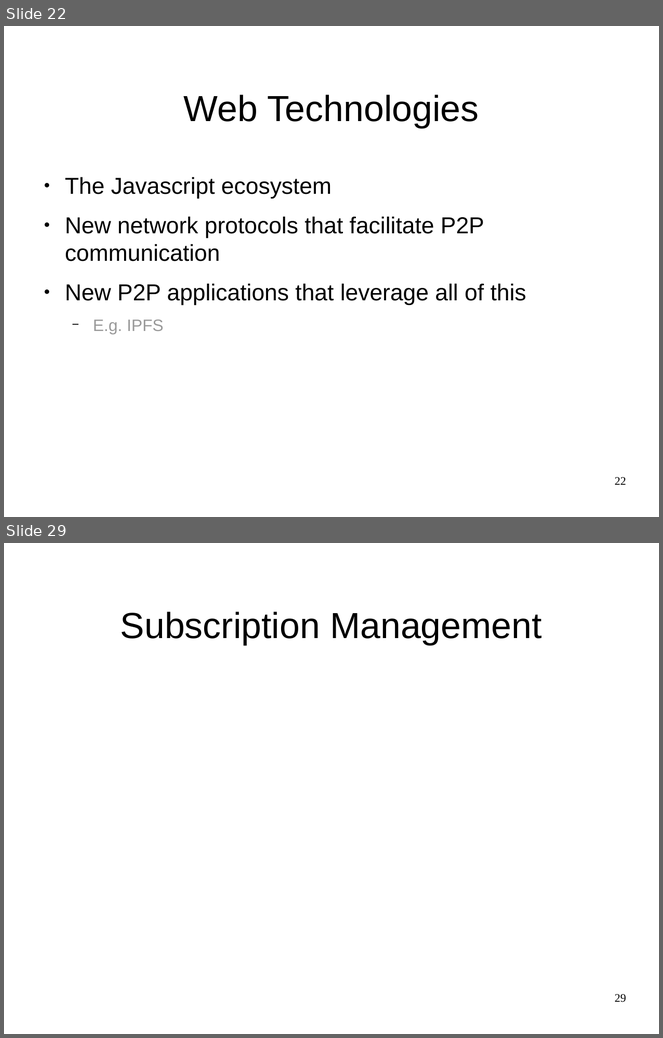
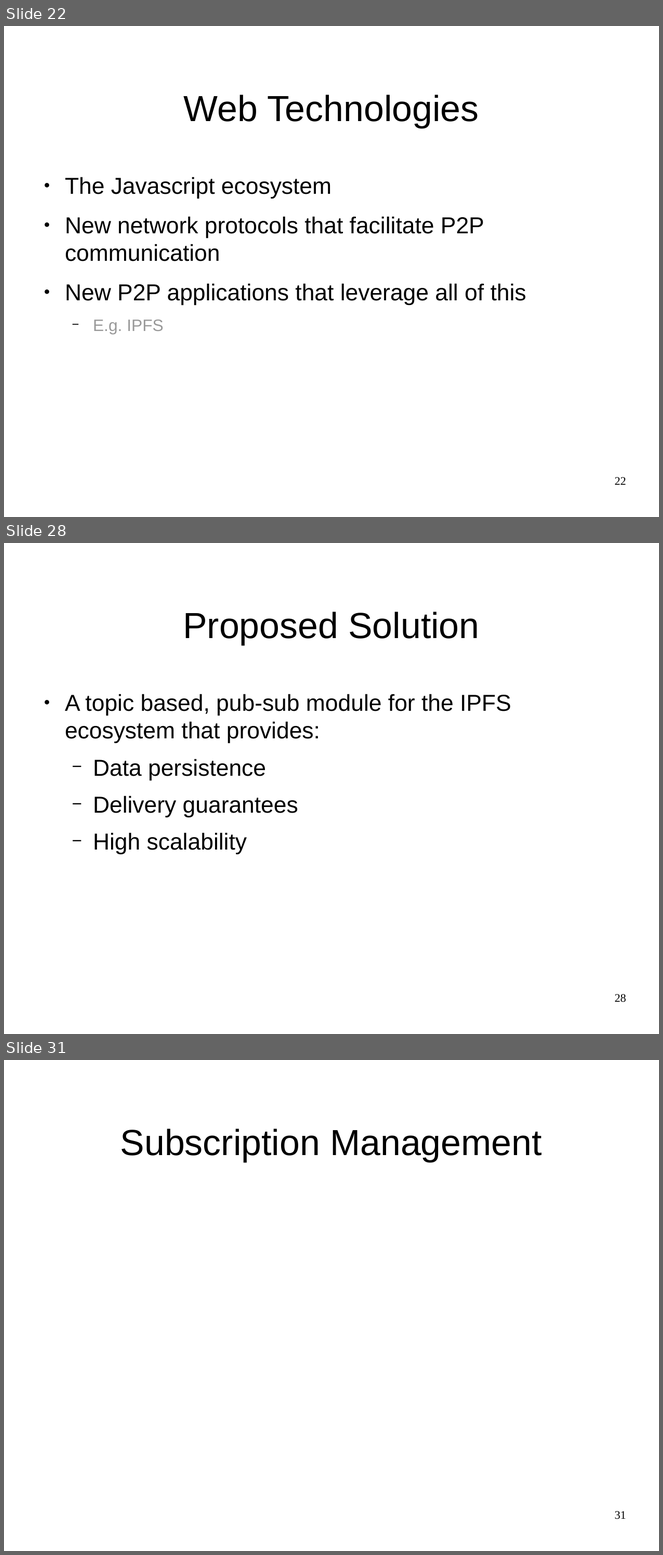
Before and after one commit to JGAntunes/pulsarcast, a slide deck: project-report/presentation.odp. Shown one above the other, each under a label of ours: slides 22 and 29 before the commit, slides 22, 28 and 31 after it; the slides between them are not shown. The pictures are 663x1038 and 663x1555 pixels, drawn with LibreOffice and Linux fonts; fonts in the diff are those of the drawing; background and template pictures are left out. Boxes give left, top, right and bottom in pixels: in the first picture for what was removed or moved away, otherwise in the second. Text is boxed around its words. In the diff, an @@ line names an element or a change of style, - is before the commit and + after.

Commit message:
presentation: working on proposed solution description

```diff
--- a/project-report/presentation.odp
+++ b/project-report/presentation.odp
@@ slide 28 added at (4,543,659,1034), background #FFFFFF @@
@@ title added at (183,612,479,645), 44 pt, text #000000 @@
+Proposed Solution
@@ text added at (65,694,512,855), 28 pt, text #000000 @@
+● A topic based, pub-sub module for the IPFS ecosystem that provides:
+  − Data persistence
+  − Delivery guarantees
+  − High scalability
@@ page number added at (615,994,626,1003), 14 pt, text #000000 @@
+28
@@ what was slide 29 is now slide 31 @@
@@ page number at (615,1511,626,1520): text changed @@
-29
+31
```
Also in this commit, not shown: 6 slides changed, 8 other slides added, 5 slides removed, 1 other file.
